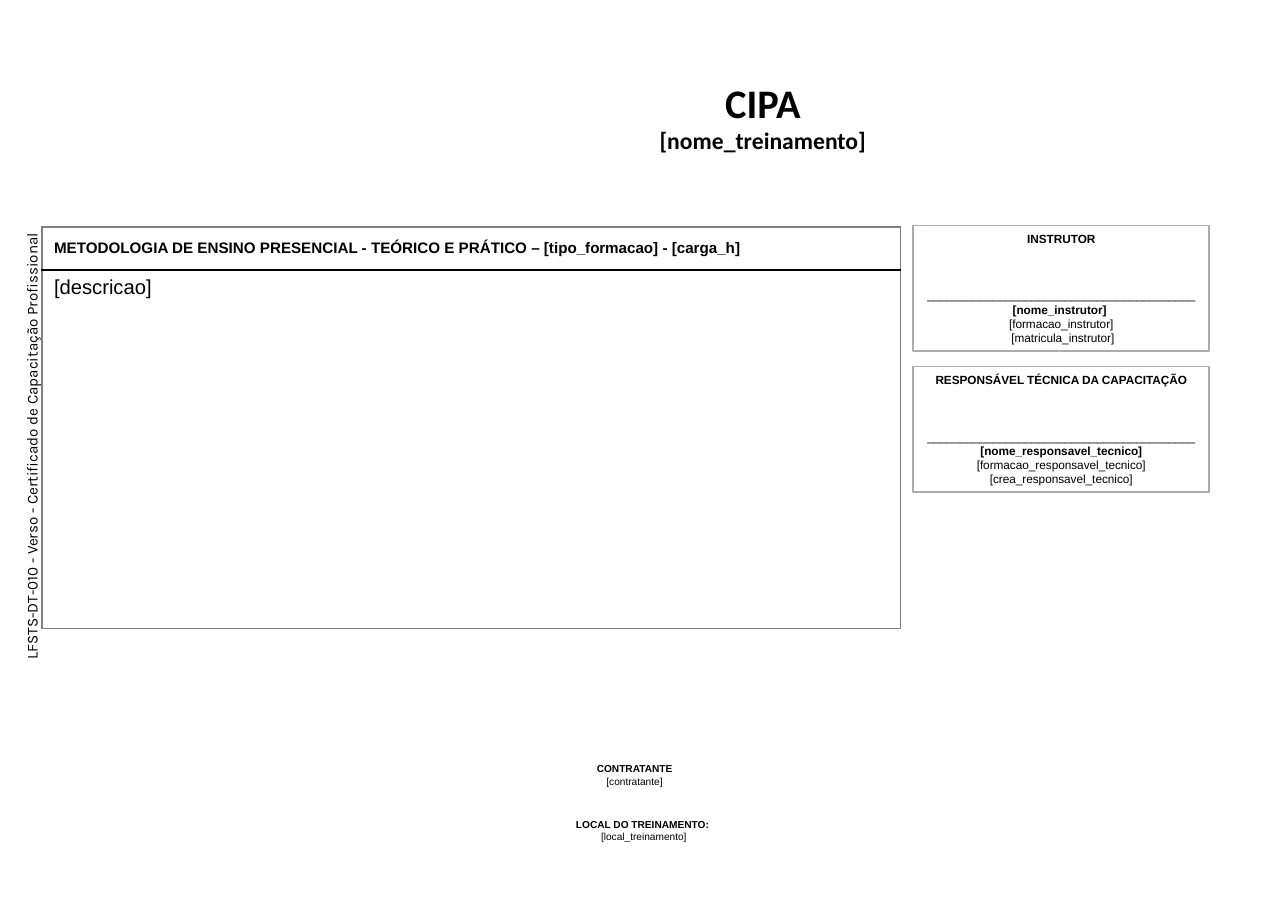
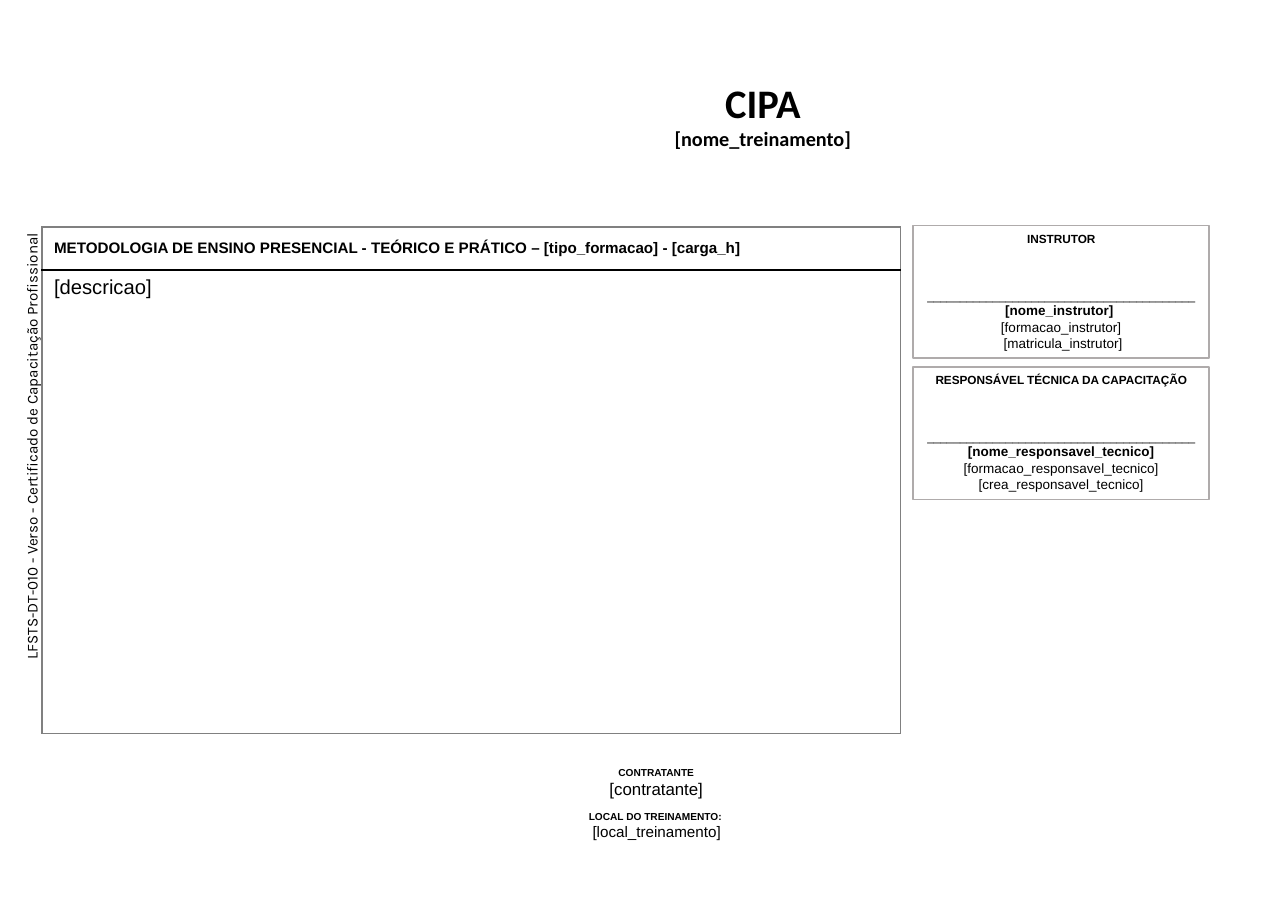
Before and after one commit to Programateca/lfsoares-front, a slide deck: slide 2 of public/templates/certificado-frente-verso.pptx. Drawn at 1288x911 pixels with LibreOffice and Linux fonts; fonts in the diff are those of the drawing; background and template pictures are left out. Boxes give left, top, right and bottom in pixels: in the first picture for what was removed or moved away, otherwise in the second. Text is boxed around its words. In the diff, an @@ line names an element or a change of style, - is before the commit and + after.

```diff
--- a/public/templates/certificado-frente-verso.pptx
+++ b/public/templates/certificado-frente-verso.pptx
@@ text at <box>675,131,851,149</box>: size 14 to 12 pt in "[nome_treinamento]" @@
@@ table: place and size @@
-table at <box>42,227,901,629</box>
+table at <box>42,227,901,733</box>
@@ rectangle "INSTRUTOR": place and size @@
-rectangle "INSTRUTOR" at <box>913,226,1209,351</box>
+rectangle "INSTRUTOR" at <box>913,226,1209,358</box>
@@ text in rectangle at <box>1001,305,1123,351</box>: size 7 to 8 pt in "[nome_instrutor]", "[formacao_instrutor]", "[matricula_instrutor]" @@
@@ rectangle "RESPONSÁVEL TÉCNICA DA CAPACITAÇÃO": place and size @@
-rectangle "RESPONSÁVEL TÉCNICA DA CAPACITAÇÃO" at <box>913,367,1209,492</box>
+rectangle "RESPONSÁVEL TÉCNICA DA CAPACITAÇÃO" at <box>913,367,1209,499</box>
@@ text in rectangle at <box>964,446,1159,492</box>: size 7 to 8 pt in "[nome_responsavel_tecnico]", "[formacao_responsavel_tecnico]", "[crea_responsavel_tecnico]" @@
@@ text "CONTRATANTE": place and size @@
-text "CONTRATANTE" at <box>597,765,673,787</box>
+text "CONTRATANTE" at <box>609,769,702,799</box>
@@ text "LOCAL DO TREINAMENTO:": place and size @@
-text "LOCAL DO TREINAMENTO:" at <box>576,821,708,842</box>
+text "LOCAL DO TREINAMENTO:" at <box>589,813,721,840</box>
@@ text at <box>609,782,702,799</box>: size 6 to 10 pt in "[contratante]" @@
@@ text at <box>593,826,721,840</box>: size 6 to 9 pt in "[local_treinamento]" @@
```
Also in this commit, not shown: 7 other files.
